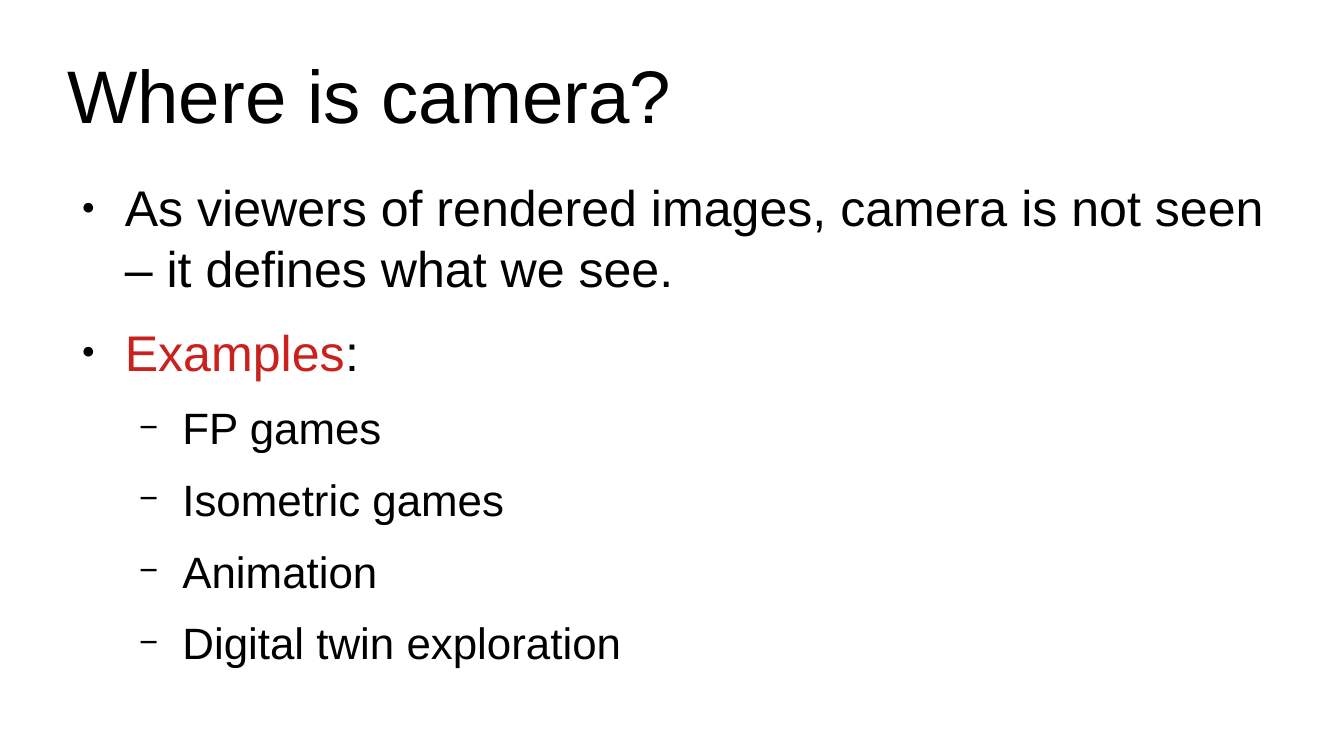
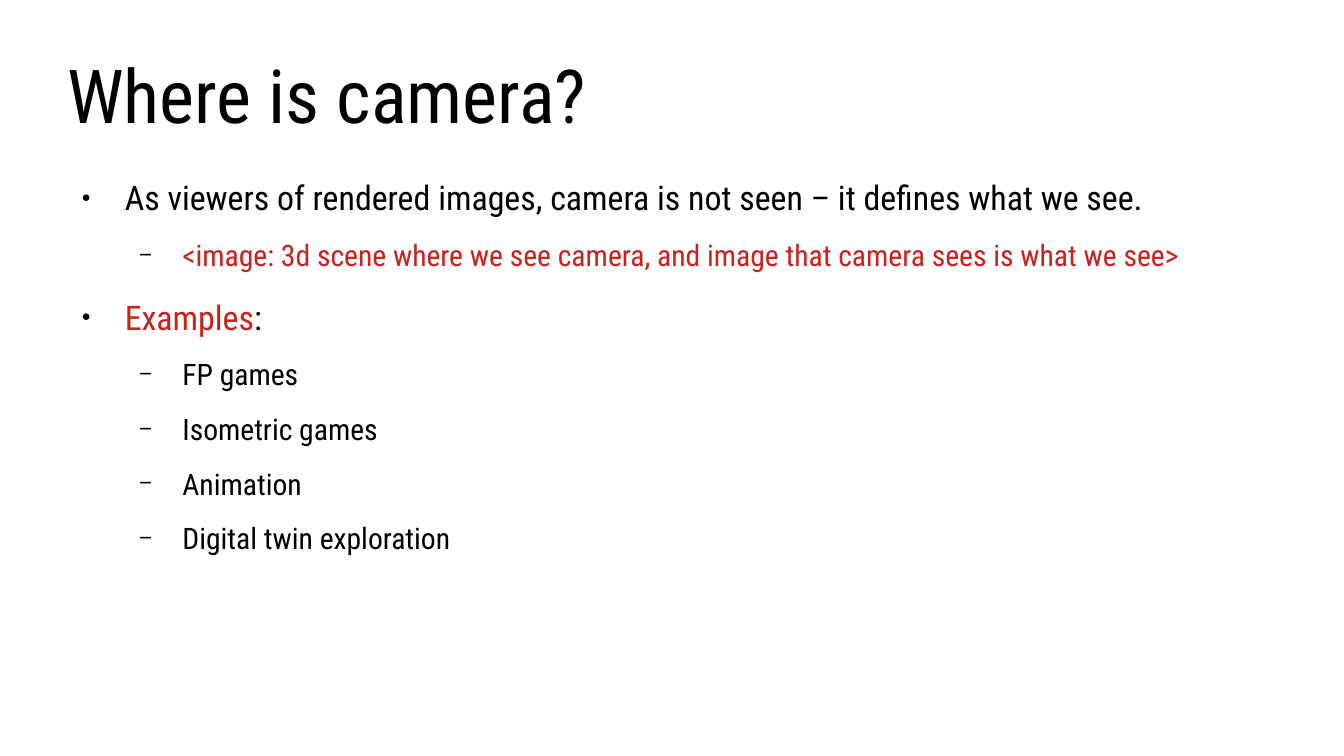
Before and after one commit to lorentzo/IntroductionToComputerGraphics, a slide deck: slide 2 of lectures/3_foundations_3d_scene/3_4_camera.odp. Drawn at 1344x756 pixels with LibreOffice and Linux fonts; fonts in the diff are those of the drawing. Boxes give left, top, right and bottom in pixels: in the first picture for what was removed or moved away, otherwise in the second. Text is boxed around its words. In the diff, an @@ line names an element or a change of style, - is before the commit and + after.

Commit message:
brdf, 3d scene

```diff
--- a/lectures/3_foundations_3d_scene/3_4_camera.odp
+++ b/lectures/3_foundations_3d_scene/3_4_camera.odp
@@ title "Where is camera?" at (x1=67, y1=67, x2=586, y2=124): font Arial to Roboto Condensed @@
@@ text at (x1=125, y1=184, x2=1142, y2=555): size 29.6 to 20 pt in "As viewers of rendered images, camera is ...", "Examples:"; font Arial to Roboto Condensed in "As viewers of rendered images, camera is ...", "Examples:", "FP games", "Isometric games" and 2 more places; size 25.9 to 17.5 pt in "FP games", "Isometric games", "Animation", "Digital twin exploration" @@
@@ text at (x1=182, y1=243, x2=1179, y2=272): paragraph added @@
+  − <image: 3d scene where we see camera, and image that camera sees is what we see>
```
Also in this commit, not shown: 14 other files.
